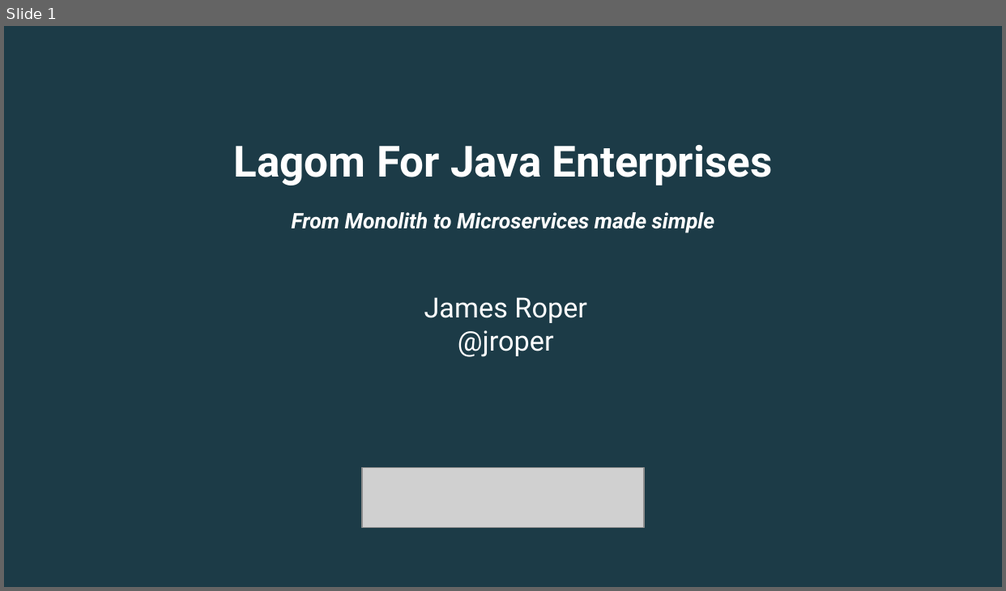
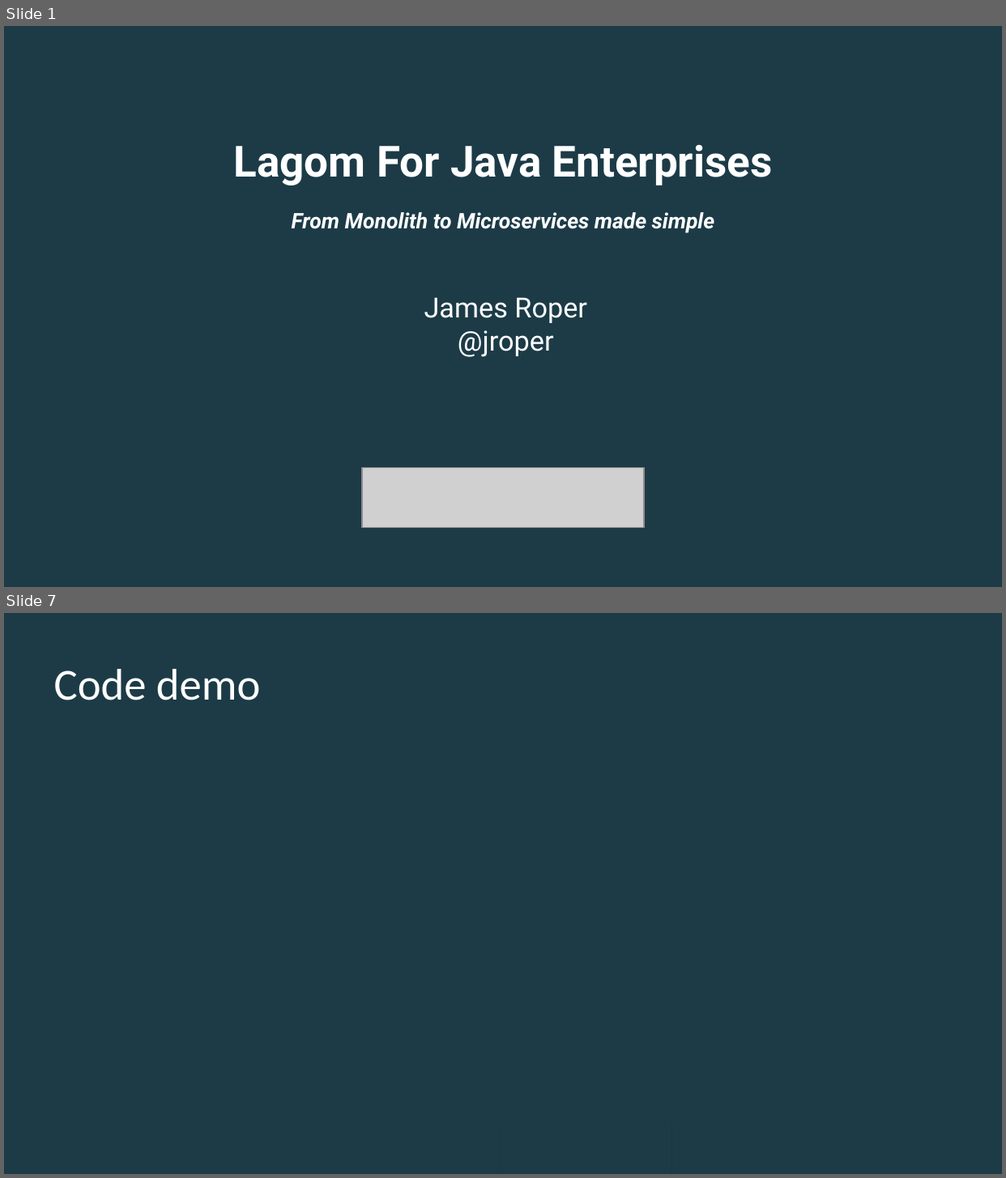
Before and after one commit to jroper/lagom-monolith-presentation, a slide deck: presentation/microservice-to-monolith.odp. Shown one above the other, each under a label of ours: slide 1 before the commit, slides 1 and 7 after it; the slides between them are not shown. The pictures are 1006x591 and 1006x1178 pixels, drawn with LibreOffice and Linux fonts; fonts in the diff are those of the drawing; grey boxes stand for pictures; background and template pictures are left out. Boxes give left, top, right and bottom in pixels: in the first picture for what was removed or moved away, otherwise in the second. Text is boxed around its words. In the diff, an @@ line names an element or a change of style, - is before the commit and + after.

```diff
--- a/presentation/microservice-to-monolith.odp
+++ b/presentation/microservice-to-monolith.odp
@@ slide 7 added at (4, 613, 1002, 1174), background #1C3B47 @@
@@ title added at (54, 669, 261, 700), 32 pt, text #FFFFFF @@
+Code demo
@@ rectangle added at (4, 1121, 671, 1174), fill #1C3B47 @@
@@ rectangle added at (4, 1121, 499, 1174), fill #1C3B47 @@
```
Also in this commit, not shown: 1 slide changed, 10 other slides added, 2 slides removed.
